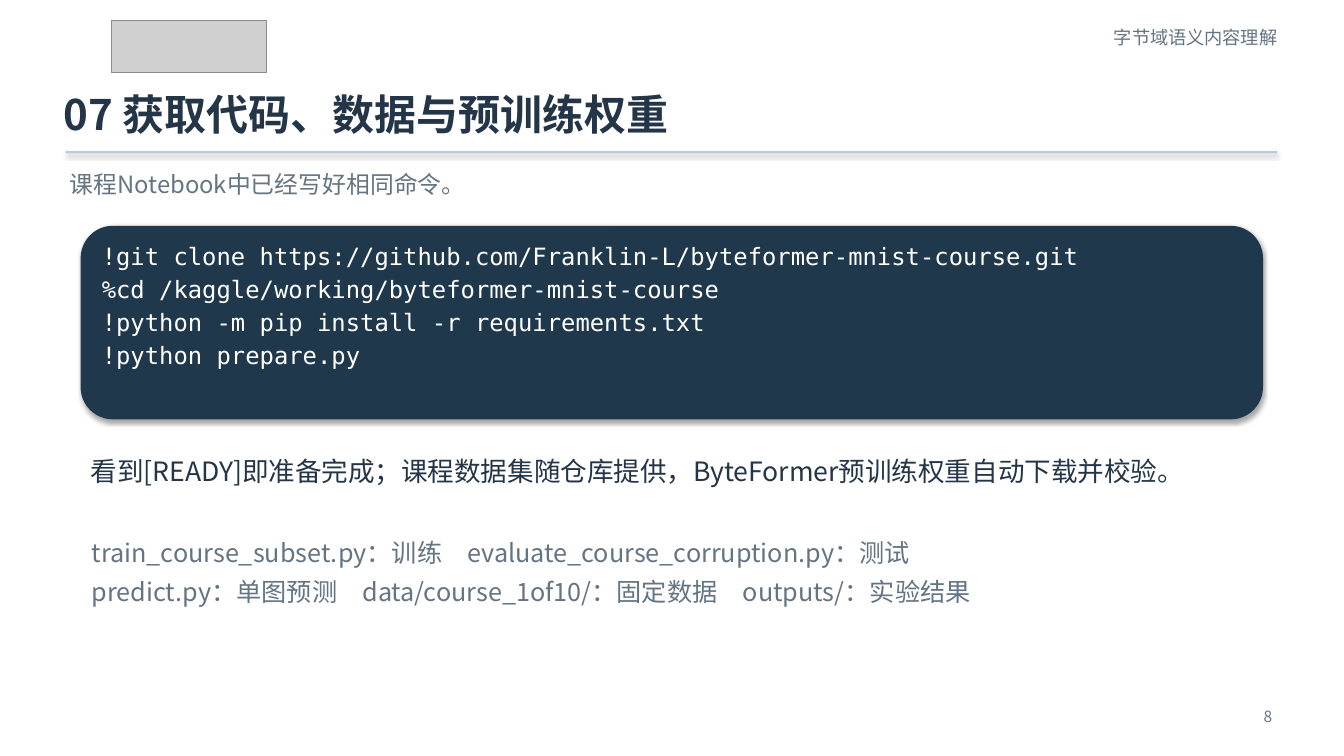
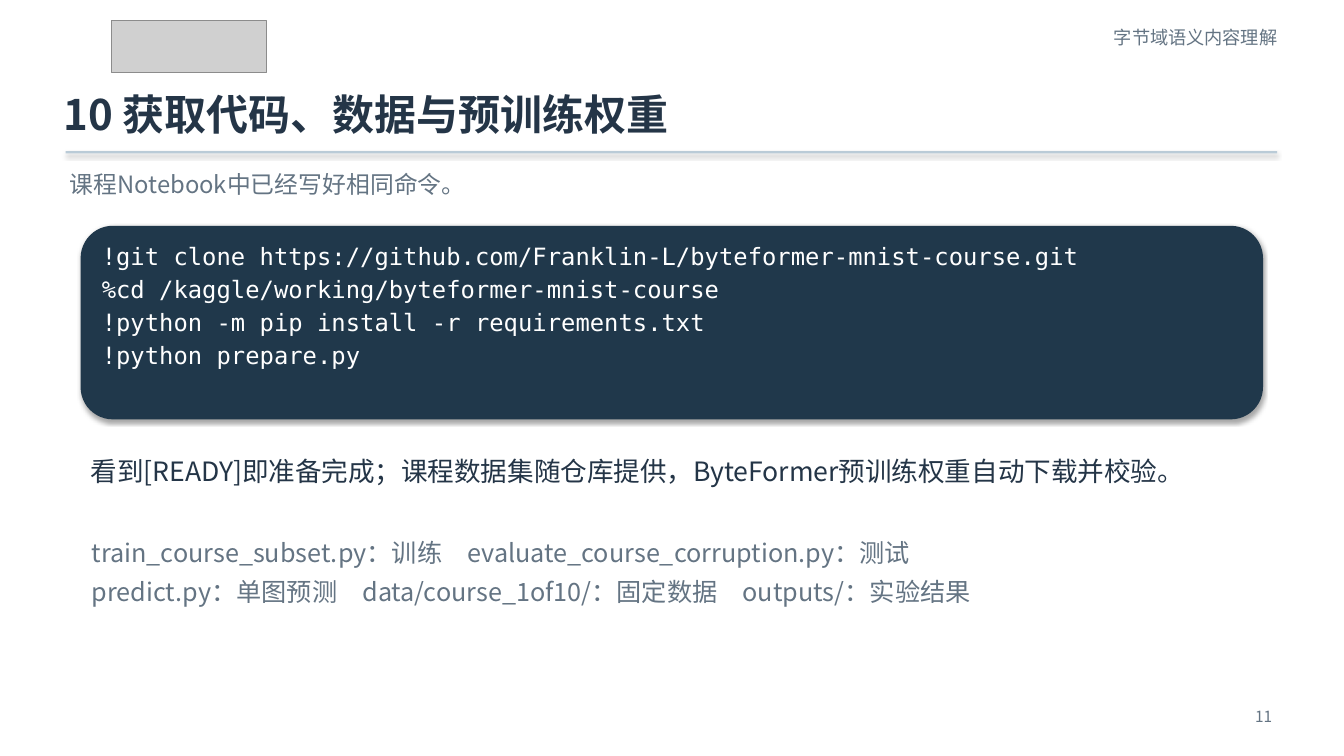
Before and after one commit to Franklin-L/byteformer-mnist-course, a slide deck: slide 11 of docs/ByteFormer_MNIST_零基础实验课.pptx (slide 8 before the commit). Drawn at 1344x756 pixels with LibreOffice and Linux fonts; fonts in the diff are those of the drawing; grey boxes stand for pictures. Boxes give left, top, right and bottom in pixels: in the first picture for what was removed or moved away, otherwise in the second. Text is boxed around its words. In the diff, an @@ line names an element or a change of style, - is before the commit and + after.

```diff
--- a/docs/ByteFormer_MNIST_零基础实验课.pptx
+++ b/docs/ByteFormer_MNIST_零基础实验课.pptx
@@ text at [63, 94, 669, 134]: text changed @@
-07 获取代码、数据与预训练权重
+10 获取代码、数据与预训练权重
@@ text at [1255, 710, 1272, 722]: text changed @@
-8
+11
```
Also in this commit, not shown: 13 other slides changed, 4 slides added, 1 slide removed, 9 other files.
